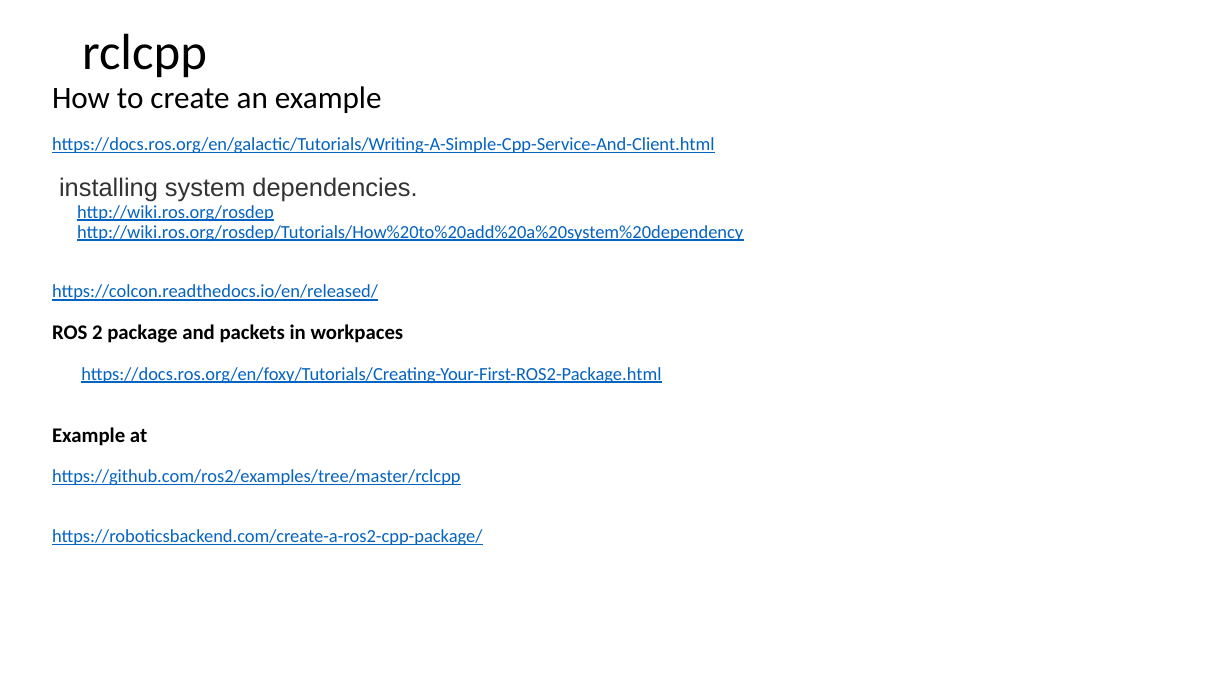
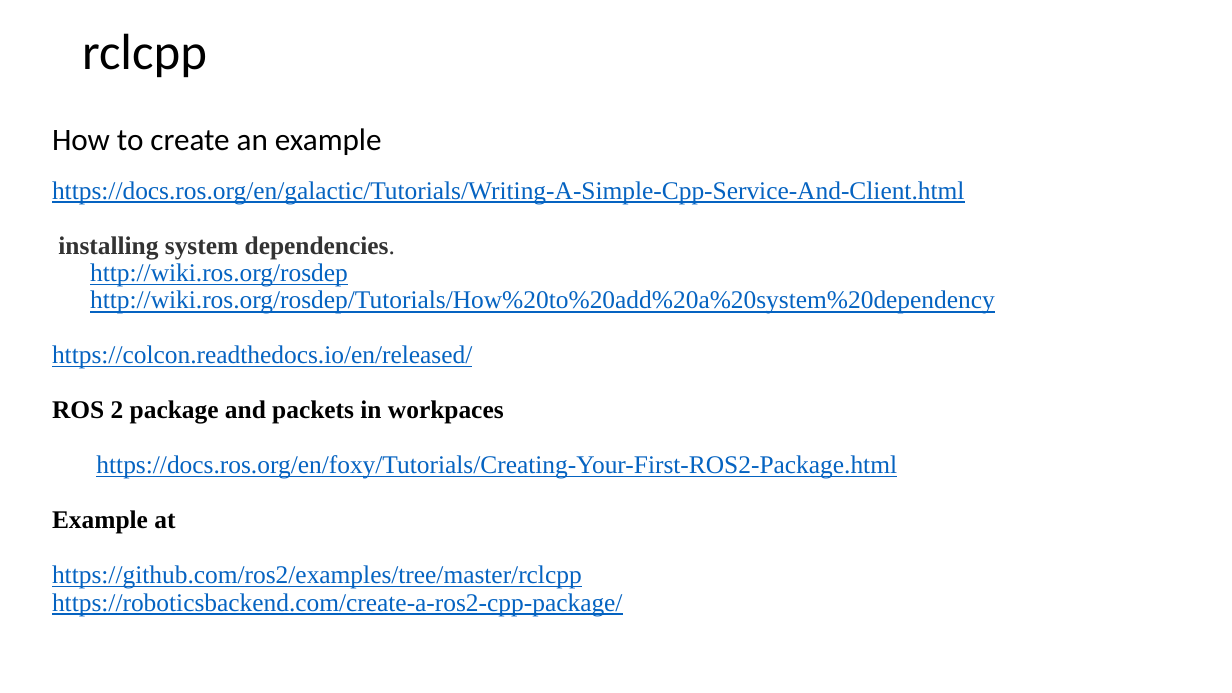
Before and after one commit to letrthong/ros2, a slide deck: slide 8 of ros2.pptx. Drawn at 1232x693 pixels with LibreOffice and Linux fonts; fonts in the diff are those of the drawing. Boxes give left, top, right and bottom in pixels: in the first picture for what was removed or moved away, otherwise in the second. Text is boxed around its words. In the diff, an @@ line names an element or a change of style, - is before the commit and + after.

```diff
--- a/ros2.pptx
+++ b/ros2.pptx
@@ title "How to create an example ..." at [52,128,995,616]: size 14.4 to 19.8 pt in "https://docs.ros.org/en/galactic/Tutorials/Writing-A-Simple- ..."; size 16.2 to 19.8 pt in "ROS 2 package and packets in workpaces ..."; font Calibri to Times New Roman; font Arial to Times New Roman, bold on in "installing system dependencies." @@
```
Also in this commit, not shown: 2 other slides changed, 1 other file.
